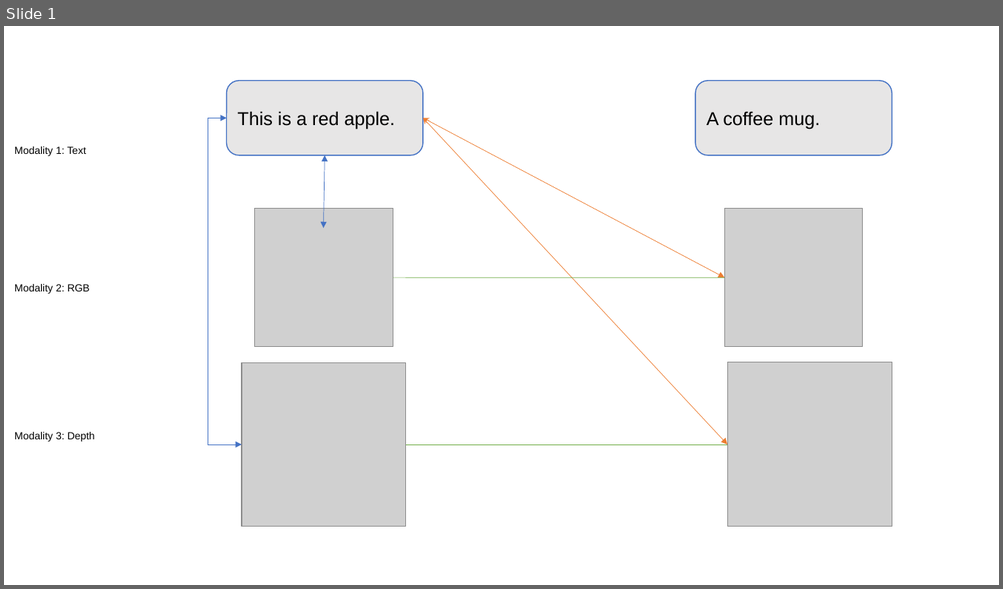
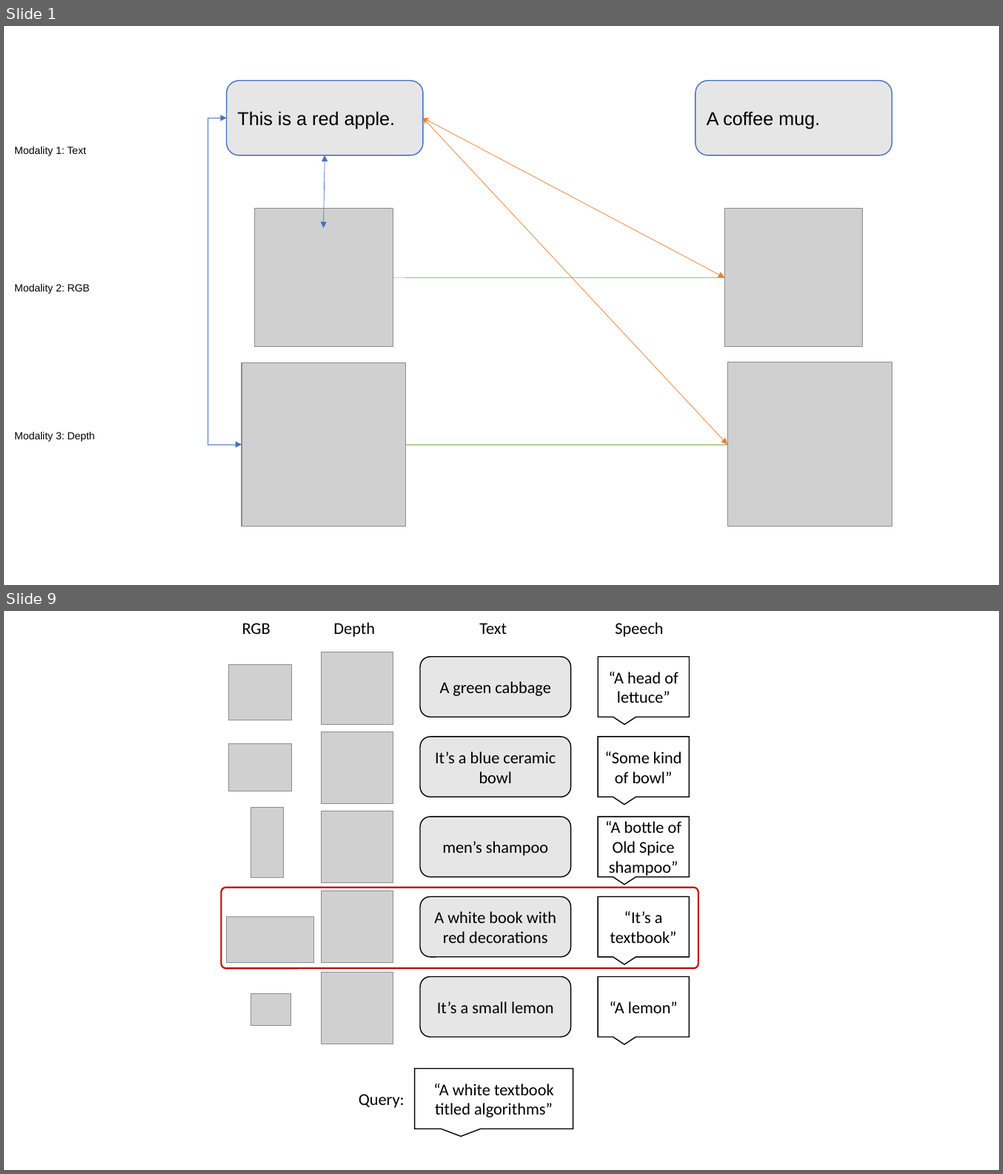
Before and after one commit to kasraprime/EMMA, a slide deck: Paper/Figures/MMA-paper.pptx. Shown one above the other, each under a label of ours: slide 1 before the commit, slides 1 and 9 after it; the slides between them are not shown. The pictures are 1003x589 and 1003x1174 pixels, drawn with LibreOffice and Linux fonts; fonts in the diff are those of the drawing; grey boxes stand for pictures. Boxes give left, top, right and bottom in pixels: in the first picture for what was removed or moved away, otherwise in the second. Text is boxed around its words. In the diff, an @@ line names an element or a change of style, - is before the commit and + after.

```diff
--- a/Paper/Figures/MMA-paper.pptx
+++ b/Paper/Figures/MMA-paper.pptx
@@ slide 9 added at [4, 611, 999, 1170], background #FFFFFF @@
@@ text added at [242, 622, 663, 637], 16 pt, text #000000 @@
+RGB Depth Text Speech
@@ picture added at [321, 652, 392, 724] @@
@@ picture added at [228, 665, 292, 720] @@
@@ rounded rectangle added at [421, 657, 571, 717], fill #E7E6E6, outline #000000 1 pt, 16 pt, text #000000 @@
+A green cabbage
@@ speech box added at [598, 657, 689, 717], fill #FFFFFF, outline #000000 1 pt, 16 pt, text #000000 @@
+“A head of lettuce”
@@ picture added at [228, 743, 292, 791] @@
@@ picture added at [321, 732, 392, 803] @@
@@ rounded rectangle added at [421, 737, 571, 797], fill #E7E6E6, outline #000000 1 pt, 16 pt, text #000000 @@
+It’s a blue ceramic bowl
@@ speech box added at [598, 737, 689, 797], fill #FFFFFF, outline #000000 1 pt, 16 pt, text #000000 @@
+“Some kind of bowl”
@@ picture added at [251, 807, 284, 877] @@
@@ picture added at [321, 811, 392, 883] @@
@@ rounded rectangle added at [421, 817, 571, 877], fill #E7E6E6, outline #000000 1 pt, 16 pt, text #000000 @@
+men’s shampoo
@@ speech box added at [598, 817, 689, 877], fill #FFFFFF, outline #000000 1 pt, 16 pt, text #000000 @@
+“A bottle of Old Spice shampoo”
@@ rounded rectangle added at [221, 888, 699, 969], outline #C00000 1.5 pt @@
@@ picture added at [321, 891, 392, 963] @@
@@ rounded rectangle added at [421, 897, 571, 957], fill #E7E6E6, outline #000000 1 pt, 16 pt, text #000000 @@
+A white book with red decorations
@@ speech box added at [598, 897, 689, 957], fill #FFFFFF, outline #000000 1 pt, 16 pt, text #000000 @@
+“It’s a textbook”
@@ picture added at [226, 917, 313, 963] @@
@@ picture added at [321, 972, 392, 1044] @@
@@ rounded rectangle added at [421, 977, 571, 1038], fill #E7E6E6, outline #000000 1 pt, 16 pt, text #000000 @@
+It’s a small lemon
@@ speech box added at [598, 977, 689, 1038], fill #FFFFFF, outline #000000 1 pt, 16 pt, text #000000 @@
+“A lemon”
@@ picture added at [251, 994, 291, 1026] @@
@@ speech box added at [415, 1069, 572, 1130], fill #FFFFFF, outline #000000 1 pt, 16 pt, text #000000 @@
+“A white textbook titled algorithms”
@@ text added at [358, 1094, 404, 1108], 16 pt, text #000000 @@
+Query:
```
Also in this commit, not shown: 1 slide changed, 7 other slides added, 16 other files.
